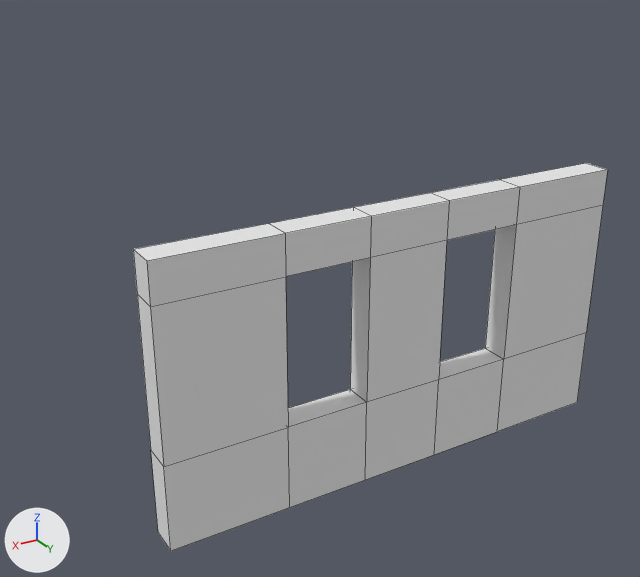
Before and after pictures for a commit that changed the OBJ model Resources/Meshes/Pillars.obj.
Before and after are seen from a camera (50 mm lens) standing at (5.24, 7.1, 4.97) and looking at (0.17, -1.36, 0.74). The axes (+X, +Y, +Z) are drawn at lower left. The lights are the same throughout. Mesh edges are drawn as thin lines. Where no turn or scale is listed for an object, it has been applied to the vertices.

Names of what the first picture shows: 'Cube_Cube.001'.
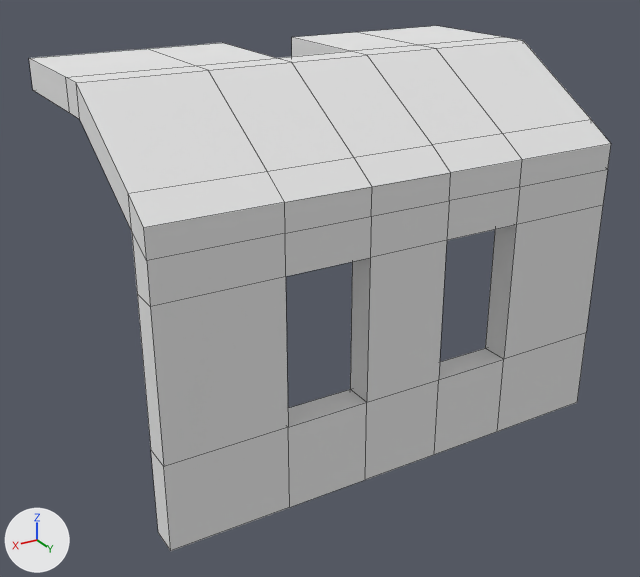
What differs and where, as boxes (x1, y1, x2, y2) in the pictures (640 x 577 px):
'Cube_Cube.001', reshaped (22% wider, 35% taller): before (133, 163, 608, 551); after (29, 26, 611, 551)
part 1 of me_cube_cube_001, built on: before (133, 163, 608, 306); after (29, 26, 611, 306)

Edits to the bpy script that builds the scene:
```text
Change me_cube_cube_001:
    used by ob_cube_cube_001; location = (0.0, 0.0, 0.0)
    remove me_cube_cube_001.from_pydata(...)  # 48 vertices, 50 faces; spans x -2.84..2.84, y -0.17..0.17, z -0.99..2.15
    add me_cube_cube_001.from_pydata(...)  # 96 vertices, 98 faces; spans x -2.84..2.84, y -3.16..0.17, z -0.99..3.44
    me_cube_cube_001 part 1
    6 vertices are removed from x -2.84..2.84, y -0.17, z 2.15
    12 faces are deleted
    6 new vertices lie (0.0, 0.0, 0.61) away from vertices in x -2.84..2.84, y -0.17, z 1.71
    6 new vertices lie (0.0, 0.0, 0.3) away from vertices in x -2.84..2.84, y 0.17, z 2.15
    6 new vertices lie (0.0, -0.34, 0.22) away from vertices in x -2.84..2.84, y 0.17, z 2.45
    6 new vertices lie (0.0, -1.25, 0.76) away from vertices in x -2.84..2.84, y -0.17, z 2.32
    6 new vertices lie (0.0, -1.25, 0.77) away from vertices in x -2.84..2.84, y -0.17, z 2.67
    12 new vertices lie (0.0, -0.34, 0.0) away from vertices in x -2.84..2.84, y -1.42, z 3.08..3.44
    12 new vertices lie (0.0, -1.4, 0.0) away from vertices in x -2.84..2.84, y -1.76, z 3.08..3.44
    60 new faces join them
```
